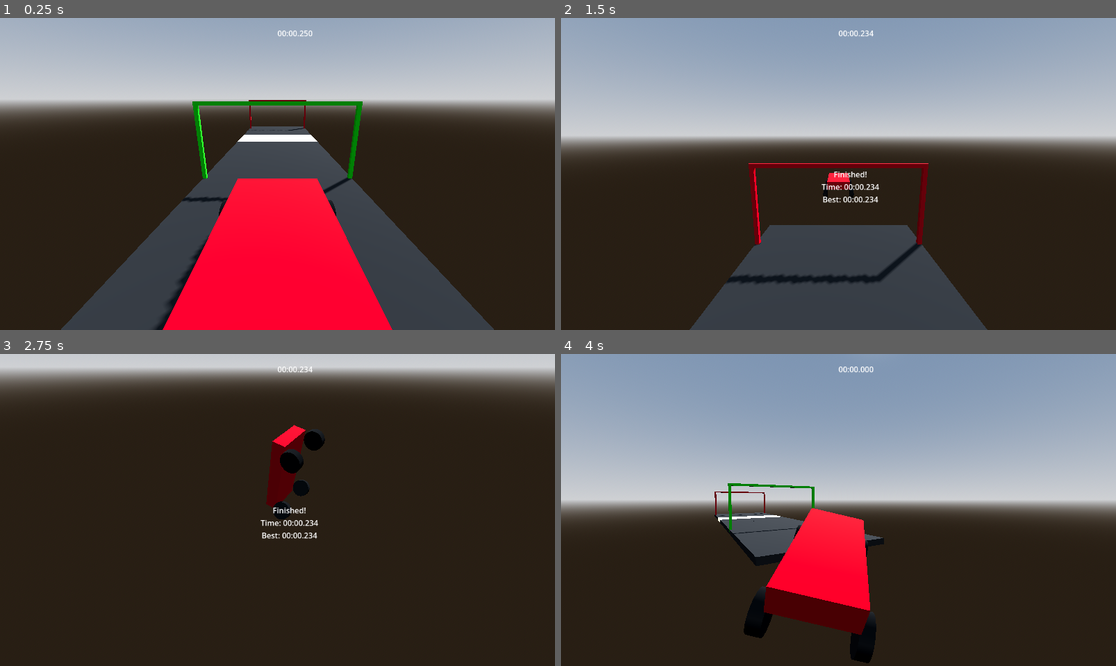
Above: before the commit, frames 1-4 (two rows, left to right).
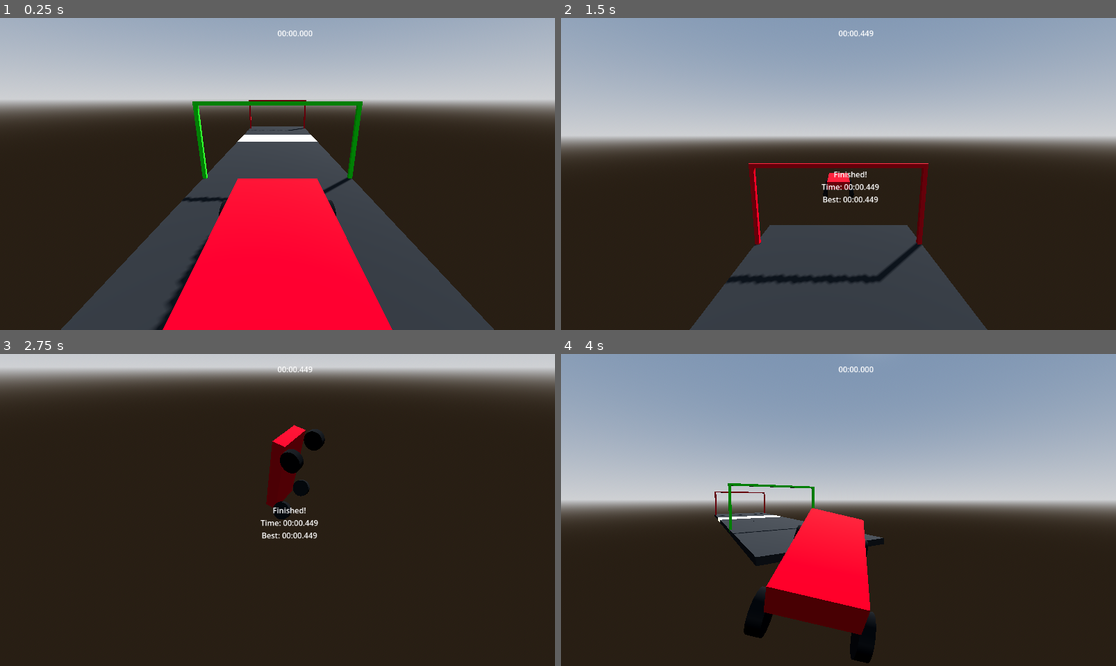
Above: after the commit, the same moments.

Repository: JosePedroDias/godot-trial-maniac
Game: Godot game, scene res://scenes/track1.tscn
The game is run twice, just before and just after one commit, with the same random seed, the same clock (stepped at 60 frames per second) and the same inputs.
Inputs:
- Up to frame 1 (0.25 s): no input
- Up to frame 2 (1.5 s): hold Up (ui_up) from 0.53 s (still down)
- Up to frame 3 (2.75 s): release Up (ui_up) at 2.03 s; hold Left (ui_left) from 2.03 s (still down)
- Up to frame 4 (4 s): release Left (ui_left) at 3.53 s; hold Down (ui_down) from 3.53 s (still down)

The runs differ from the first frame. In frame 1, less than 0.1% of the frame differs, in the area x 53-56%, y 4-6%; in frame 2, 0.1%, in the area x 53-58%, y 4-60%; in frame 3, 0.1%; in frame 4, nothing differs.

Commit message:
track 1 working

Diff:
--- a/scripts/game_manager.gd
+++ b/scripts/game_manager.gd
@@ -11,12 +11,15 @@
 signal time_updated(new_time)
 
 func _ready():
-	start_race()
+	# Race no longer starts automatically on ready
+	current_state = RaceState.PRE_START
 
 func start_race():
-	current_state = RaceState.RACING
-	start_time = Time.get_ticks_msec() / 1000.0
-	state_changed.emit(current_state)
+	# Only start if we are not already racing
+	if current_state != RaceState.RACING:
+		current_state = RaceState.RACING
+		start_time = Time.get_ticks_msec() / 1000.0
+		state_changed.emit(current_state)
 
 func finish_race():
 	if current_state == RaceState.RACING:
